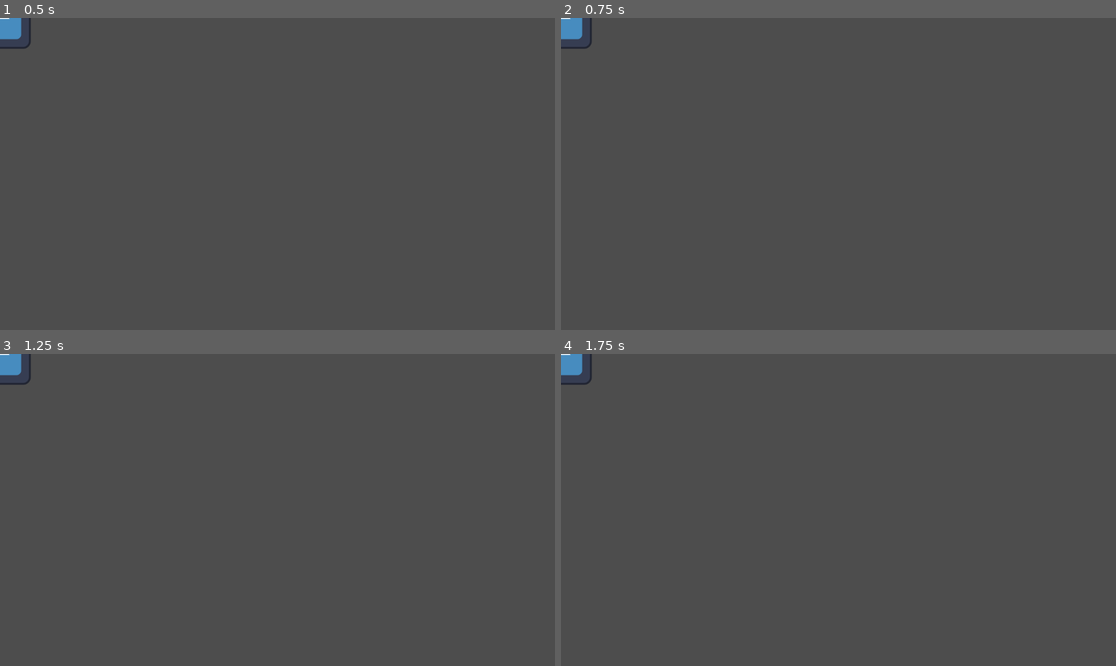
Above: before the commit, frames 1-4 (two rows, left to right).
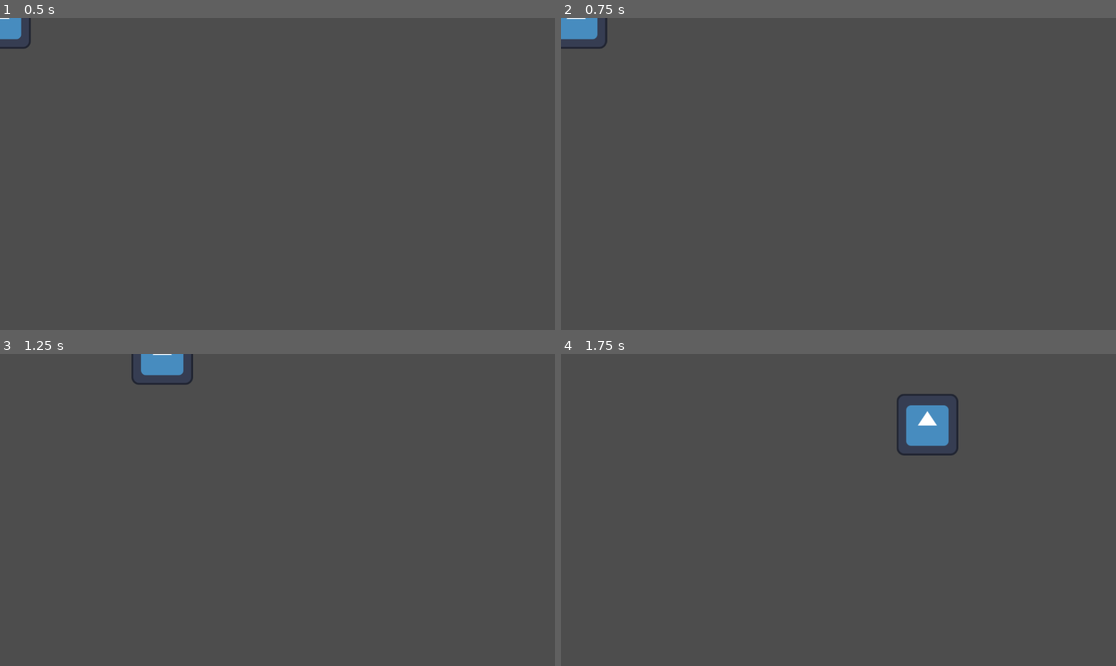
Above: after the commit, the same moments.

Repository: ArthurJzx/first-try-on-godot
Game: Godot game, scene res://scene.tscn
Same seed, same stepped clock (60 frames per second), same inputs: the game is played once before the commit and once after it. Before the commit the project has no main scene; this scene is started directly in both runs. The engine's default icon, where the game draws it, is replaced by a stand-in: a white triangle on a blue panel in a dark square.
Inputs:
- Up to frame 1 (0.5 s): no input
- Up to frame 2 (0.75 s): tap Enter at 0.5 s; hold D (right, bound only after the commit) from 0.53 s (still down)
- Up to frame 3 (1.25 s): keep holding D (right, bound only after the commit)
- Up to frame 4 (1.75 s): release D (right, bound only after the commit) at 1.28 s; hold S (down, bound only after the commit) from 1.28 s (still down)

Frame 1 is identical in both runs. In frame 2, 0.3% of the frame differs, in the area x 0-9%, y 0-10%; in frame 3, 1.0%; in frame 4, 1.6%, in the area x 0-72%, y 0-33%.
Error before the commit: Parse Error: Expected end of statement after variable declaration, found "Literal" instead. (res://CharacterBody2D.gd:9)

Commit message:
new control
very smooth

Diff:
--- a/CharacterBody2D.gd
+++ b/CharacterBody2D.gd
@@ -1,16 +1,18 @@
 extends CharacterBody2D
 
-var grip = 1000
-var SPEED = 100.0
-func acceleration():
-	grip =+ SPEED
+const SPEED = 3000.0
+const ACCEL =0.5
 
-func _physics_process(delta):
-	var direction = Input.get_vector("left", "right", "up", "down")"res://icon.svg"
-	if direction:
-		velocity = direction * SPEED
-	else:
-		velocity.x * move_toward(velocity.x, grip, SPEED)
-		velocity.y * move_toward(velocity.y, grip, SPEED)
-	acceleration()
+var input: Vector2
+
+func get_input():
+	input.x = Input.get_action_strength("right") - Input.get_action_strength("left")
+	input.y = Input.get_action_strength("down") - Input.get_action_strength("up")
+	return input.normalized()
+
+func _process (delta):
+	var playerInput = get_input()
+
+	velocity = lerp(velocity, playerInput * SPEED, delta * ACCEL)
+
 	move_and_slide()
--- a/project.godot
+++ b/project.godot
@@ -11,5 +11,29 @@
 [application]
 
 config/name="Tryiinsom"
+run/main_scene="res://scene.tscn"
 config/features=PackedStringArray("4.2", "Forward Plus")
 config/icon="res://icon.svg"
+
+[input]
+
+up={
+"deadzone": 0.5,
+"events": [Object(InputEventKey,"resource_local_to_scene":false,"resource_name":"","device":-1,"window_id":0,"alt_pressed":false,"shift_pressed":false,"ctrl_pressed":false,"meta_pressed":false,"pressed":false,"keycode":0,"physical_keycode":87,"key_label":0,"unicode":122,"echo":false,"script":null)
+]
+}
+left={
+"deadzone": 0.5,
+"events": [Object(InputEventKey,"resource_local_to_scene":false,"resource_name":"","device":-1,"window_id":0,"alt_pressed":false,"shift_pressed":false,"ctrl_pressed":false,"meta_pressed":false,"pressed":false,"keycode":0,"physical_keycode":65,"key_label":0,"unicode":113,"echo":false,"script":null)
+]
+}
+right={
+"deadzone": 0.5,
+"events": [Object(InputEventKey,"resource_local_to_scene":false,"resource_name":"","device":-1,"window_id":0,"alt_pressed":false,"shift_pressed":false,"ctrl_pressed":false,"meta_pressed":false,"pressed":false,"keycode":0,"physical_keycode":68,"key_label":0,"unicode":100,"echo":false,"script":null)
+]
+}
+down={
+"deadzone": 0.5,
+"events": [Object(InputEventKey,"resource_local_to_scene":false,"resource_name":"","device":-1,"window_id":0,"alt_pressed":false,"shift_pressed":false,"ctrl_pressed":false,"meta_pressed":false,"pressed":false,"keycode":0,"physical_keycode":83,"key_label":0,"unicode":115,"echo":false,"script":null)
+]
+}
